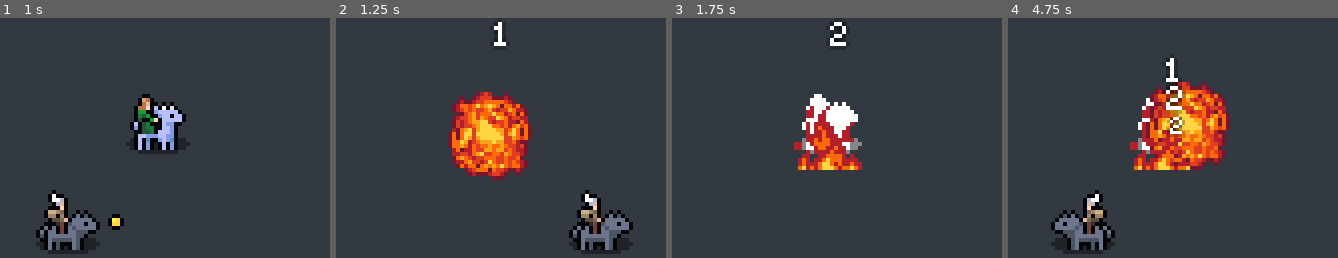
Above: before the commit, frames 1-4 (left to right).
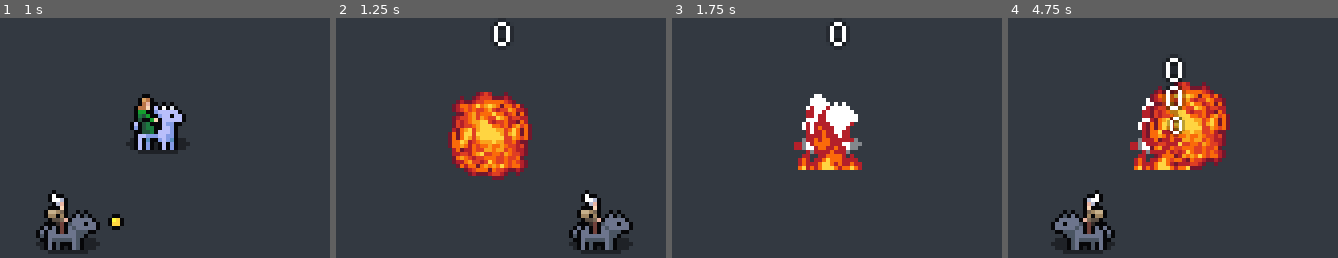
Above: after the commit, the same moments.

Repository: Snayff/not_quite_paradise4
Game: Godot game, scene res://world.tscn
Same seed, same stepped clock (60 frames per second), same inputs: the game is played once before the commit and once after it.
Inputs:
- Up to frame 1 (1 s): tap Enter at 0.5 s; hold D (move_right) from 0.53 s (still down)
- Up to frame 2 (1.25 s): keep holding D (move_right)
- Up to frame 3 (1.75 s): release D (move_right) at 1.28 s; hold S (move_down) from 1.28 s (still down)
- Up to frame 4 (4.75 s): release S (move_down) at 2.03 s; hold D (move_right) 2.03-2.78 s; hold W (move_up) 2.78-3.53 s; tap Space at 3.5 s; hold A (move_left) from 3.53 s (still down)
The pictures show only the part of the screen within x 40-90%, y 0-50%; the shares and areas given below are measured in that part.

Frame 1 is identical in both runs. In frame 2, 0.3% of the frame differs, in the area x 47-53%, y 1-12%; in frame 3, 0.2%; in frame 4, 0.8%, in the area x 46-54%, y 16-50%.
Error after the commit: Assertion failed: Missing `_target_finder`. (res://scenes/abcs/combat_active.gd:53)

Commit message:
added target_finder component

Diff:
--- a/scenes/abcs/combat_active.gd
+++ b/scenes/abcs/combat_active.gd
@@ -13,6 +13,7 @@
 @onready var _cooldown_timer: Timer = %CooldownTimer
 @onready var _projectile_spawner: SpawnerComponent = %ProjectileSpawner
 @onready var _effect_chain: EffectChain = $EffectChain
+@onready var _target_finder: TargetFinder = %TargetFinder
 #endregion
 
 
@@ -49,6 +50,7 @@
 	assert(_allegiance is Allegiance, "Misssing `allegiance`.")
 	assert(_projectile_spawner is SpawnerComponent, "Misssing `_projectile_spawner`.")
 	assert(_effect_chain is EffectChain, "Missing `_effect_chain`.")
+	assert(_target_finder is TargetFinder, "Missing `_target_finder`.")
 
 	_creator.target_changed.connect(set_target_actor)
 
@@ -111,7 +113,6 @@
 	else:
 		return null
 
-
 func set_target_actor(actor: CombatActor) -> void:
 	if actor is CombatActor:
 		target_actor = actor
@@ -121,4 +122,6 @@
 		if _cooldown_timer.is_connected("timeout", cast):
 			# if no target then keep cooldown going but dont connect to the cast
 			_cooldown_timer.timeout.disconnect(cast)
+
+
 #endregion
--- a/scenes/abcs/combat_active.tscn
+++ b/scenes/abcs/combat_active.tscn
@@ -1,7 +1,11 @@
-[gd_scene load_steps=3 format=3 uid="uid://cn8jpy03lpd4m"]
+[gd_scene load_steps=5 format=3 uid="uid://cn8jpy03lpd4m"]
 
 [ext_resource type="Script" path="res://scenes/abcs/combat_active.gd" id="1_lm2qw"]
 [ext_resource type="Script" path="res://scripts/components/functionals/spawner.gd" id="2_unp6u"]
+[ext_resource type="Script" path="res://scripts/components/functionals/target_finder.gd" id="3_1h7p6"]
+
+[sub_resource type="CircleShape2D" id="CircleShape2D_xqymi"]
+resource_local_to_scene = true
 
 [node name="CombatActive" type="Node2D"]
 script = ExtResource("1_lm2qw")
@@ -13,3 +17,13 @@
 [node name="ProjectileSpawner" type="Node2D" parent="."]
 unique_name_in_owner = true
 script = ExtResource("2_unp6u")
+
+[node name="TargetFinder" type="Area2D" parent="."]
+collision_layer = 0
+collision_mask = 0
+input_pickable = false
+monitorable = false
+script = ExtResource("3_1h7p6")
+
+[node name="CollisionShape2D" type="CollisionShape2D" parent="TargetFinder"]
+shape = SubResource("CircleShape2D_xqymi")
--- a/scenes/abcs/visual_projectile.tscn
+++ b/scenes/abcs/visual_projectile.tscn
@@ -6,18 +6,9 @@
 [ext_resource type="Script" path="res://scripts/components/functionals/death_trigger.gd" id="3_0na4o"]
 [ext_resource type="Script" path="res://scripts/components/functionals/movement.gd" id="6_a0r7r"]
 [ext_resource type="Script" path="res://scripts/components/functionals/supply_container.gd" id="6_iwqmp"]
-[ext_resource type="Script" path="res://scripts/components/functionals/supply.gd" id="7_3a3ti"]
 
 [sub_resource type="SpriteFrames" id="SpriteFrames_7jh8p"]
 resource_local_to_scene = true
-
-[sub_resource type="Resource" id="Resource_3xqrp"]
-resource_local_to_scene = true
-resource_name = "Health"
-script = ExtResource("7_3a3ti")
-type = 0
-max_value = 50
-regeneration_per_second = 0.0
 
 [node name="VisualProjectile" type="AnimatedSprite2D"]
 sprite_frames = SubResource("SpriteFrames_7jh8p")
@@ -48,4 +39,3 @@
 [node name="SupplyContainer" type="Node" parent="."]
 unique_name_in_owner = true
 script = ExtResource("6_iwqmp")
-_supplies = Array[ExtResource("7_3a3ti")]([SubResource("Resource_3xqrp")])
--- a/scenes/combat_actors/wolf_rider.tscn
+++ b/scenes/combat_actors/wolf_rider.tscn
@@ -8,6 +8,7 @@
 [ext_resource type="PackedScene" uid="uid://lsbutqx8scoq" path="res://scenes/combat_actives/fireblast.tscn" id="6_jm2bo"]
 [ext_resource type="PackedScene" uid="uid://lbhta0mrhs1b" path="res://scenes/combat_actives/circling_stars.tscn" id="7_47lvt"]
 [ext_resource type="Script" path="res://scripts/dataclasses/stat.gd" id="9_nf076"]
+[ext_resource type="Script" path="res://scripts/components/functionals/supply.gd" id="9_r5a4j"]
 
 [sub_resource type="CircleShape2D" id="CircleShape2D_nvgpk"]
 radius = 6.0
@@ -57,6 +58,14 @@
 type = 1
 base_value = 1.0
 
+[sub_resource type="Resource" id="Resource_rqumc"]
+resource_local_to_scene = true
+resource_name = "Health"
+script = ExtResource("9_r5a4j")
+type = 0
+max_value = 999
+regeneration_per_second = 0.0
+
 [node name="WolfRider" instance=ExtResource("1_m432m")]
 
 [node name="CollisionShape2D" parent="." index="0"]
@@ -88,3 +97,6 @@
 _allegiance = NodePath("../Allegiance")
 _delivery_method = 2
 is_active = false
+
+[node name="SupplyContainer" parent="." index="16"]
+_editor_supplies = Array[ExtResource("9_r5a4j")]([SubResource("Resource_rqumc")])
--- /dev/null
+++ b/scripts/components/functionals/target_finder.gd
@@ -0,0 +1,72 @@
+## an area2D that enables finding targets of a given type
+@icon("res://assets/node_icons/target_finder.png")
+class_name TargetFinder
+extends Area2D
+
+
+#region SIGNALS
+
+#endregion
+
+
+#region ON READY (for direct children only)
+
+#endregion
+
+
+#region EXPORTS
+# @export_group("Component Links")
+# @export var
+#
+# @export_group("Details")
+#endregion
+
+
+#region VARS
+var _shape: CollisionShape2D
+# info needed from parent
+var max_range: float = 0:  ## this sets the radius of the area. updates radius when set.
+	set(_value):
+		max_range = _value
+		_update_radius()
+var team: Constants.TEAM  ## the team we're on
+var target_option: Constants.TARGET_OPTION  ## the type of target we're looking for
+#endregion
+
+
+#region FUNCS
+func _ready() -> void:
+	_shape = get_node_or_null("CollisionShape2D")
+	assert(_shape is CollisionShape2D, "Missing _shape")
+
+## update the collision shape's radius to match max_range
+func _update_radius() -> void:
+	_shape.shape.radius = max_range
+
+func update_collisions() -> void:
+	Utility.update_body_collisions(self, team, target_option)
+
+## returns nearest target that is within range. If no valid targets in range, returns null.
+func get_nearest_target() -> CollisionObject2D:
+	if max_range == 0:
+		# will never find anyone
+		return
+
+	var nearest_body: CollisionObject2D
+	var closest_distance: float = 0
+	var new_distance: float = 0
+	for body in get_overlapping_bodies():
+		if nearest_body == null:
+			nearest_body = body
+			closest_distance = global_position.distance_to(body.global_position)
+			continue
+
+		new_distance = global_position.distance_to(body.global_position)
+		if new_distance < closest_distance:
+			nearest_body = body
+			closest_distance = new_distance
+
+	return nearest_body
+
+
+#endregion
--- a/scripts/singletons/utility.gd
+++ b/scripts/singletons/utility.gd
@@ -8,7 +8,7 @@
 
 
 #region FUNCS
-
+## set the collision masks, based on team and targeting, to the relevant "_collision" collision layers.
 func update_body_collisions(node: CollisionObject2D, team: Constants.TEAM, target_option: Constants.TARGET_OPTION, target_actor: CombatActor = null) -> void:
 		# check we have necessary info
 	if node is CollisionObject2D and team is Constants.TEAM and target_option is Constants.TARGET_OPTION:
@@ -39,6 +39,7 @@
 					node.set_collision_layer_value(Constants.COLLISION_LAYER_MAP[Constants.COLLISION_LAYER.team1_collision], target_team == Constants.TEAM.team1)
 					node.set_collision_layer_value(Constants.COLLISION_LAYER_MAP[Constants.COLLISION_LAYER.team2_collision], target_team == Constants.TEAM.team2)
 
+## set the collision masks, based on team and targeting, to the relevant "hurtbox" collision layers.
 func update_hitbox_hurtbox_collision(node: CollisionObject2D, team: Constants.TEAM, target_option: Constants.TARGET_OPTION, target_actor: CombatActor = null) -> void:
 	# check we have necessary info
 	if node is CollisionObject2D and team is Constants.TEAM and target_option is Constants.TARGET_OPTION:
Not shown, added: assets/node_icons/target_finder.png.import
Not shown: 1 places in scenes/abcs/visual_projectile.tscn that only renumber resources
Not shown: 1 places in scenes/combat_actors/wolf_rider.tscn that only renumber resources
Not shown, changed: todo.txt
